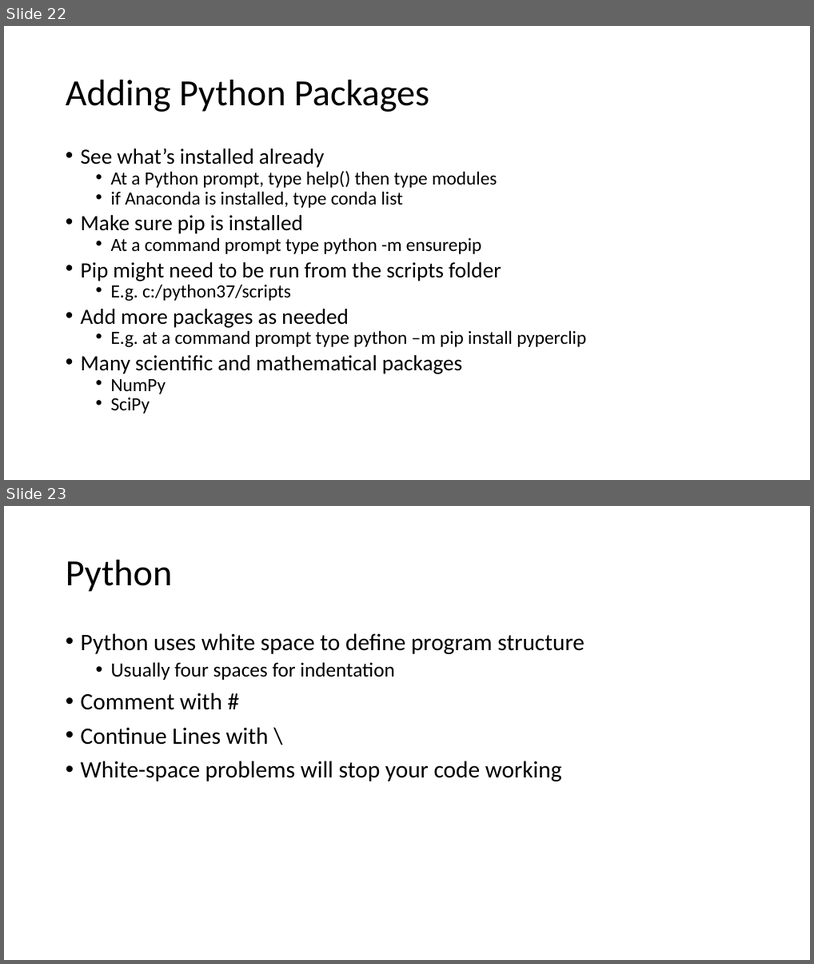
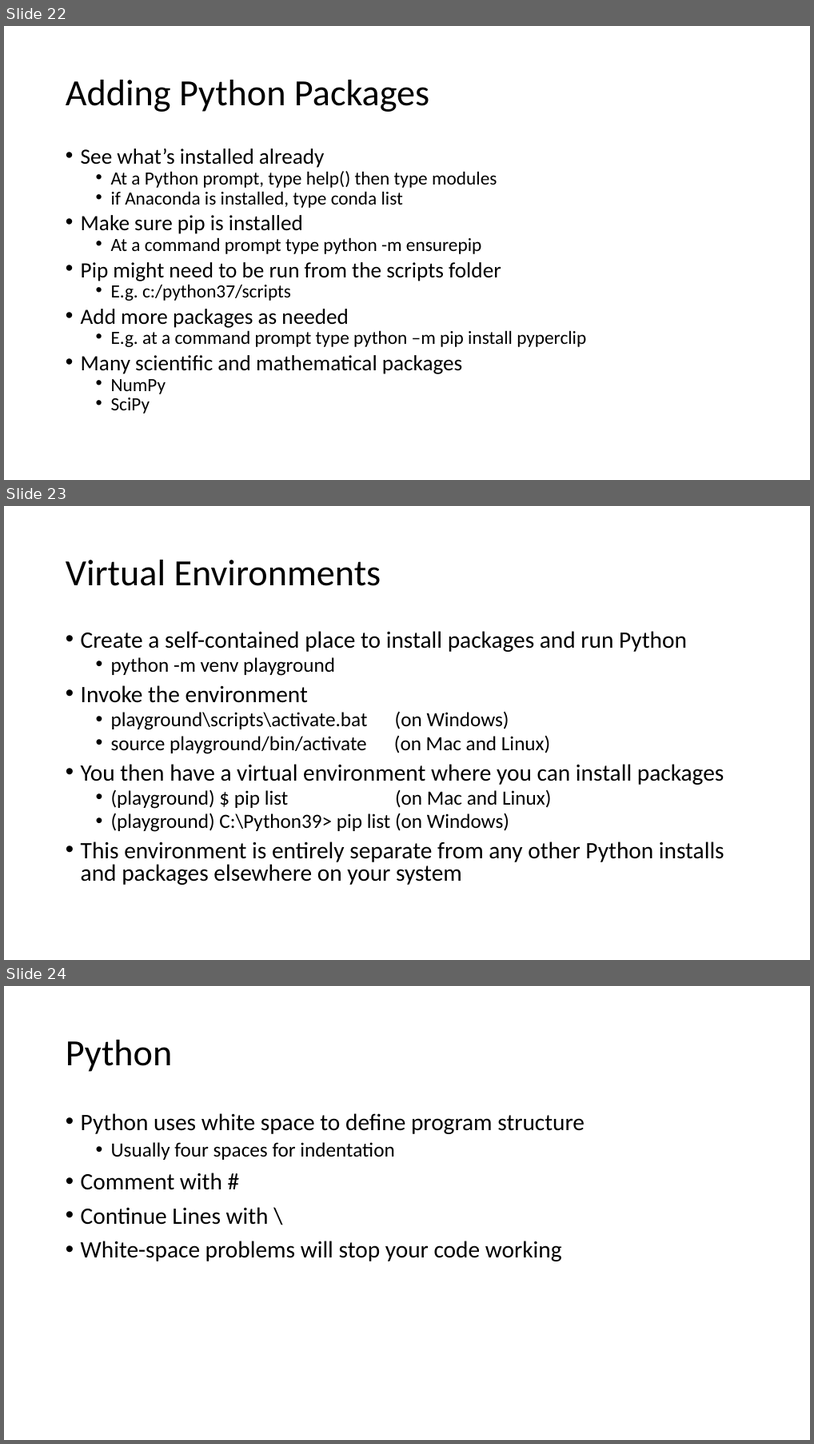
Before and after one commit to onionmccabbage/pythonTrainingMar2021, a slide deck: Python_Preso_Mar2021.pptx. Shown one above the other, each under a label of ours: slides 22 and 23 before the commit, slides 22, 23 and 24 after it. The pictures are 814x964 and 814x1444 pixels, drawn with LibreOffice and Linux fonts; fonts in the diff are those of the drawing. Boxes give left, top, right and bottom in pixels: in the first picture for what was removed or moved away, otherwise in the second. Text is boxed around its words. In the diff, an @@ line names an element or a change of style, - is before the commit and + after.

```diff
--- a/Python_Preso_Mar2021.pptx
+++ b/Python_Preso_Mar2021.pptx
@@ slide 23 added at [4,506,810,960], background #FFFFFF @@
@@ title added at [66,560,382,586], 44 pt, text #000000 @@
+Virtual Environments
@@ text added at [81,631,725,884], 28 pt, text #000000 @@
+• Create a self-contained place to install packages and run Python
+  • python -m venv playground
+• Invoke the environment
+  • playground\scripts\activate.bat (on Windows)
+  • source playground/bin/activate (on Mac and Linux)
+• You then have a virtual environment where you can install packages
+  • (playground) $ pip list (on Mac and Linux)
+  • (playground) C:\Python39> pip list (on Windows)
+• This environment is entirely separate from any other Python installs and packages elsewhere on your system
@@ what was slide 23 is now slide 24 @@
```
Also in this commit, not shown: 8 other files.
